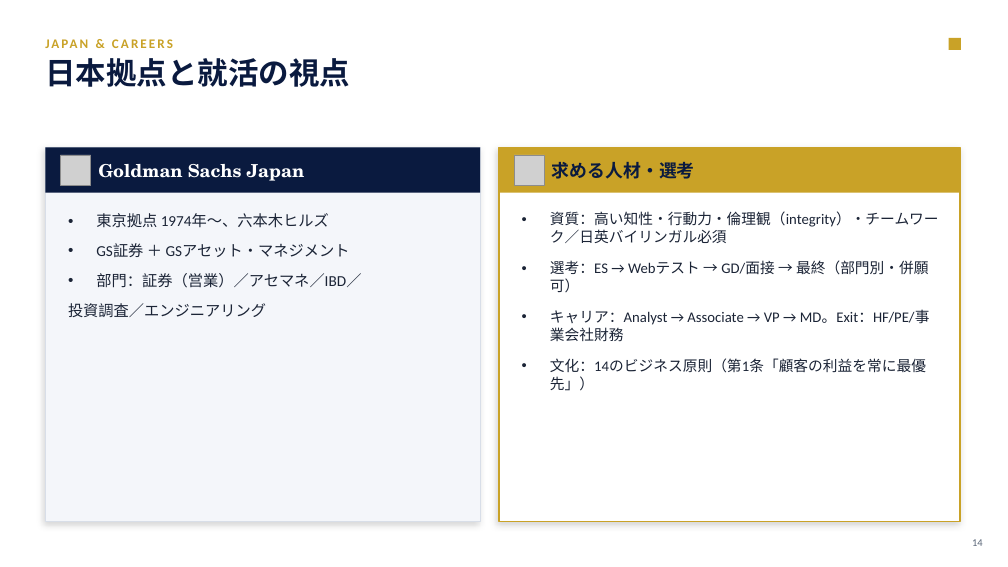
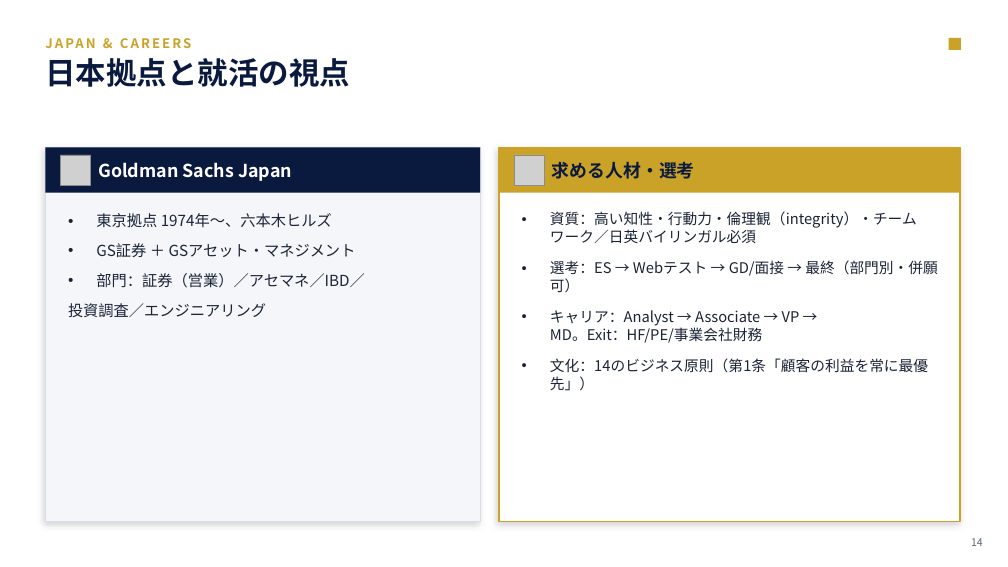
Before and after one commit to Kokidesu/Koki, a slide deck: slide 14 of projects/goldman-sachs-research/Goldman-Sachs-就活企業研究.pptx. Drawn at 1008x567 pixels with LibreOffice and Linux fonts; fonts in the diff are those of the drawing; grey boxes stand for pictures. Boxes give left, top, right and bottom in pixels: in the first picture for what was removed or moved away, otherwise in the second. Text is boxed around its words. In the diff, an @@ line names an element or a change of style, - is before the commit and + after.

```diff
--- a/projects/goldman-sachs-research/Goldman-Sachs-就活企業研究.pptx
+++ b/projects/goldman-sachs-research/Goldman-Sachs-就活企業研究.pptx
@@ text "Goldman Sachs Japan" at [98, 162, 292, 181]: font TeX Gyre Schola to Noto Sans CJK JP @@
@@ font Calibri to Noto Sans CJK JP in 4 elements at [45, 32, 877, 54], [68, 213, 365, 317], [550, 211, 938, 391], [971, 538, 983, 546] @@
```
Also in this commit, not shown: 15 other slides changed, 2 other files.
